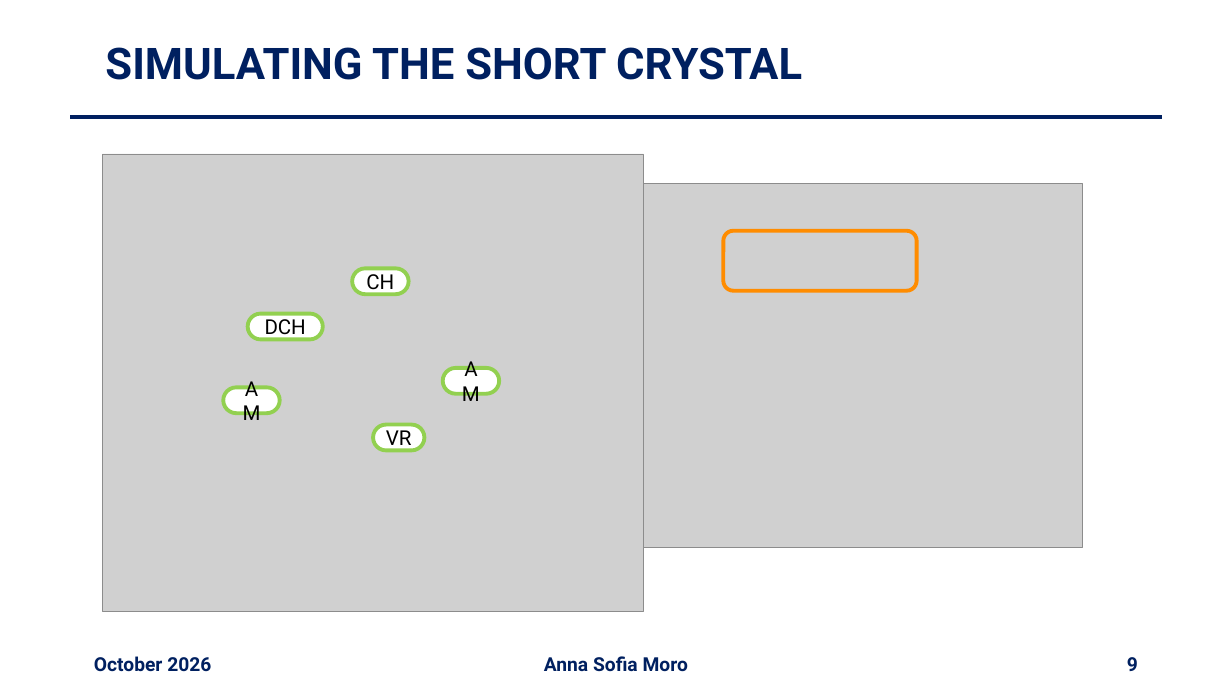
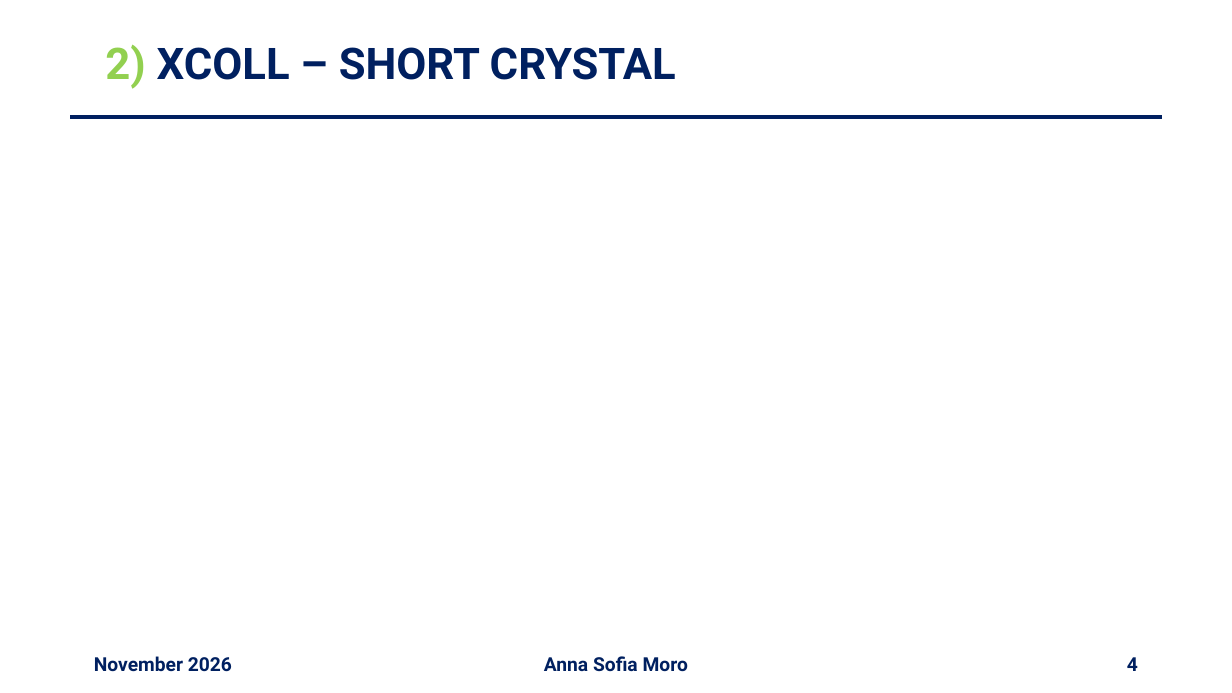
Before and after one commit to annaasofia/tesi, a slide deck: slide 4 of slides/week18.pptx (slide 9 before the commit). Drawn at 1232x693 pixels with LibreOffice and Linux fonts; fonts in the diff are those of the drawing; grey boxes stand for pictures. Boxes give left, top, right and bottom in pixels: in the first picture for what was removed or moved away, otherwise in the second. Text is boxed around its words. In the diff, an @@ line names an element or a change of style, - is before the commit and + after.

Commit message:
04nov_per

```diff
--- a/slides/week18.pptx
+++ b/slides/week18.pptx
@@ title at (105,45,676,89): text changed @@
-SIMULATING THE SHORT CRYSTAL
+2) XCOLL – SHORT CRYSTAL
@@ picture removed at (103,154,643,612) @@
@@ picture removed at (643,183,1082,547) @@
@@ picture removed at (724,231,917,291) @@
@@ rounded rectangle removed at (352,268,409,294) @@
-CH
@@ rounded rectangle removed at (248,313,323,339) @@
-DCH
@@ rounded rectangle removed at (224,387,280,413) @@
-AM
@@ rounded rectangle removed at (443,368,499,394) @@
-AM
@@ rounded rectangle removed at (373,425,425,451) @@
-VR
@@ text at (94,656,232,672): text changed @@
-October 2026
+November 2026
@@ page number at (1127,657,1138,671): text changed @@
-9
+4
```
Also in this commit, not shown: 6 other slides changed, 1 slide added, 6 slides removed.
